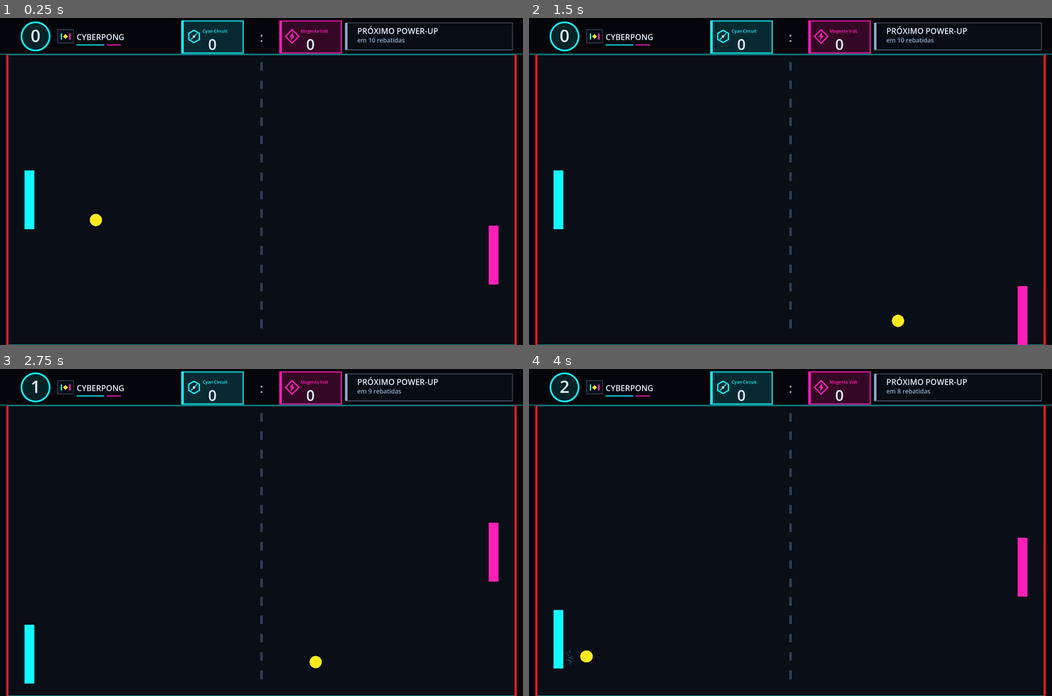
Above: before the commit, frames 1-4 (two rows, left to right).
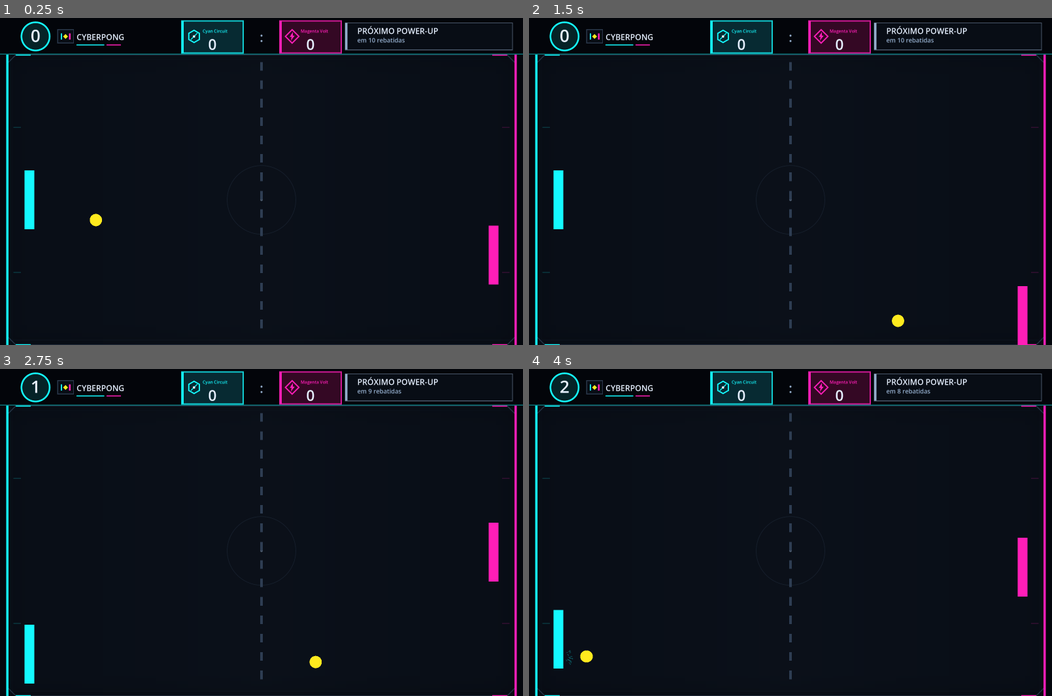
Above: after the commit, the same moments.

Repository: wellingtonlope/cyberpong
Game: Godot game, scene res://main.tscn
Same seed, same stepped clock (60 frames per second), same inputs: the game is played once before the commit and once after it.
Inputs (mouse positions are in pixels of both pictures, inside the frame that each line leads up to):
- Up to frame 1 (0.25 s): no input
- Up to frame 2 (1.5 s): tap Enter at 0.5 s; move the mouse to (905, 165) at 0.52 s; hold Shift 0.53-1.25 s; click (905, 165) at 0.67 s; drag from (685, 197) to (764, 246) at 1.27 s
- Up to frame 3 (2.75 s): move the mouse to (313, 460) at 2.02 s; tap Ctrl at 2.1 s; click (313, 460) at 2.17 s
- Up to frame 4 (4 s): drag from (764, 597) to (633, 483) at 2.77 s; tap Space at 3.5 s; move the mouse to (947, 581) at 3.52 s; tap Keypad Enter at 3.6 s; click (947, 581) at 3.67 s

The runs differ from the first frame. In frame 1, 1.3% of the frame differs, in the area x 1-99%, y 11-100%; in frame 2, 1.3%; in frame 3, 1.3%; in frame 4, 1.3%.

Commit message:
feat: add depth and point highlights to arena

Diff:
--- a/main.gd
+++ b/main.gd
@@ -151,6 +151,7 @@
 	else:
 		right_score += 1
 	arena.set_score(left_score, right_score)
+	arena.show_point_awarded(scorer_is_left)
 
 	var winning_score := left_score if scorer_is_left else right_score
 	if winning_score >= WINNING_SCORE:
--- a/scripts/arena.gd
+++ b/scripts/arena.gd
@@ -2,6 +2,7 @@
 
 const BACKGROUND_COLOR := Color(0.018, 0.03, 0.052)
 const FIELD_COLOR := Color(0.035, 0.055, 0.09)
+const FIELD_CENTER_COLOR := Color(0.047, 0.069, 0.105)
 const DIVIDER_COLOR := Color(0.18, 0.24, 0.32)
 const TEXT_COLOR := Color(0.9, 0.94, 1.0)
 const MUTED_TEXT_COLOR := Color(0.58, 0.68, 0.8)
@@ -9,13 +10,15 @@
 const RIGHT_COLOR := Color(1.0, 0.12, 0.72)
 const HUD_PANEL_COLOR := Color(0.012, 0.022, 0.04)
 const FIELD_BORDER_COLOR := Color(0.08, 0.98, 1.0, 0.45)
-const GOAL_LINE_COLOR := Color(1.0, 0.08, 0.12, 0.9)
 const SCORE_LEFT_PANEL := Color(0.035, 0.22, 0.26, 0.72)
 const SCORE_RIGHT_PANEL := Color(0.28, 0.035, 0.18, 0.72)
 const COUNT_BADGE_COLOR := Color(0.08, 0.98, 1.0, 0.12)
 const GAME_TITLE := "CYBERPONG"
 const LEFT_TEAM_NAME := "Cyan Circuit"
 const RIGHT_TEAM_NAME := "Magenta Volt"
+const POINT_FLASH_DURATION := 0.72
+const FIELD_GRADIENT_STRIPS := 48
+const VIGNETTE_BANDS := 8
 
 var game_scale := 3.0
 var hud_bar_height := 180.0
@@ -31,6 +34,14 @@
 var power_up_hud_progress := 0.0
 var power_up_hud_accent := MUTED_TEXT_COLOR
 var power_up_hud_show_progress := false
+var point_flash_remaining := 0.0
+var point_flash_is_left := true
+
+func _process(delta: float) -> void:
+	if point_flash_remaining <= 0.0:
+		return
+	point_flash_remaining = maxf(point_flash_remaining - delta, 0.0)
+	queue_redraw()
 
 func configure(scale: float, bar_height: float = 0.0, margin: float = 120.0) -> void:
 	game_scale = scale
@@ -42,6 +53,7 @@
 	game_over = value
 	if not value:
 		winner_name = ""
+		point_flash_remaining = 0.0
 	queue_redraw()
 
 func set_score(left_value: int, right_value: int) -> void:
@@ -64,6 +76,11 @@
 	game_over = true
 	queue_redraw()
 
+func show_point_awarded(is_left: bool) -> void:
+	point_flash_is_left = is_left
+	point_flash_remaining = POINT_FLASH_DURATION
+	queue_redraw()
+
 func _draw() -> void:
 	var size := get_viewport_rect().size
 	draw_rect(Rect2(Vector2.ZERO, size), BACKGROUND_COLOR)
@@ -73,7 +90,9 @@
 		Vector2(size.x - field_margin * 2.0, size.y - hud_bar_height)
 	)
 	draw_rect(field_rect, FIELD_COLOR)
-	draw_rect(field_rect, FIELD_BORDER_COLOR, false, 2.0 * game_scale)
+	_draw_field_backdrop(field_rect)
+	_draw_field_markings(field_rect)
+	_draw_arena_frame(field_rect)
 	draw_rect(Rect2(Vector2.ZERO, Vector2(size.x, hud_bar_height)), HUD_PANEL_COLOR)
 	draw_rect(Rect2(0.0, hud_bar_height - 2.0 * game_scale, size.x, 2.0 * game_scale), FIELD_BORDER_COLOR)
 
@@ -89,6 +108,108 @@
 
 	if game_over:
 		_draw_winner_panel(font, size)
+
+func _draw_field_backdrop(field_rect: Rect2) -> void:
+	var strip_width := field_rect.size.x / float(FIELD_GRADIENT_STRIPS)
+	for strip_index in range(FIELD_GRADIENT_STRIPS):
+		var strip_x := field_rect.position.x + float(strip_index) * strip_width
+		var strip_center := strip_x + strip_width * 0.5
+		var center_distance := absf((strip_center - field_rect.get_center().x) / (field_rect.size.x * 0.5))
+		var center_glow := pow(1.0 - center_distance, 1.4) * 0.7
+		var strip_color := FIELD_COLOR.lerp(FIELD_CENTER_COLOR, center_glow)
+		draw_rect(
+			Rect2(Vector2(strip_x, field_rect.position.y), Vector2(strip_width + 1.0, field_rect.size.y)),
+			strip_color
+		)
+
+	var band_size := 4.0 * game_scale
+	for band_index in range(VIGNETTE_BANDS):
+		var vignette_alpha := 0.075 * (1.0 - float(band_index) / float(VIGNETTE_BANDS))
+		var offset := float(band_index) * band_size
+		var vignette_color := Color(0.0, 0.0, 0.0, vignette_alpha)
+		draw_rect(
+			Rect2(field_rect.position + Vector2(0.0, offset), Vector2(field_rect.size.x, band_size)),
+			vignette_color
+		)
+		draw_rect(
+			Rect2(Vector2(field_rect.position.x, field_rect.end.y - offset - band_size), Vector2(field_rect.size.x, band_size)),
+			vignette_color
+		)
+		draw_rect(
+			Rect2(field_rect.position + Vector2(offset, 0.0), Vector2(band_size, field_rect.size.y)),
+			vignette_color
+		)
+		draw_rect(
+			Rect2(Vector2(field_rect.end.x - offset - band_size, field_rect.position.y), Vector2(band_size, field_rect.size.y)),
+			vignette_color
+		)
+
+func _draw_field_markings(field_rect: Rect2) -> void:
+	var center := field_rect.get_center()
+	draw_arc(center, 56.0 * game_scale, 0.0, TAU, 64, Color(DIVIDER_COLOR, 0.34), 1.0 * game_scale, true)
+	draw_circle(center, 2.0 * game_scale, Color(MUTED_TEXT_COLOR, 0.42))
+
+	for height_fraction in [0.25, 0.75]:
+		var marker_y: float = field_rect.position.y + field_rect.size.y * height_fraction
+		draw_line(
+			Vector2(field_rect.position.x + 10.0 * game_scale, marker_y),
+			Vector2(field_rect.position.x + 22.0 * game_scale, marker_y),
+			Color(LEFT_COLOR, 0.28),
+			1.0 * game_scale,
+			true
+		)
+		draw_line(
+			Vector2(field_rect.end.x - 22.0 * game_scale, marker_y),
+			Vector2(field_rect.end.x - 10.0 * game_scale, marker_y),
+			Color(RIGHT_COLOR, 0.28),
+			1.0 * game_scale,
+			true
+		)
+
+func _draw_arena_frame(field_rect: Rect2) -> void:
+	var left := field_rect.position.x
+	var top := field_rect.position.y
+	var right := field_rect.end.x
+	var bottom := field_rect.end.y
+	var corner_cut := 14.0 * game_scale
+	var corner_span := 24.0 * game_scale
+	var outline := PackedVector2Array([
+		Vector2(left + corner_cut, top),
+		Vector2(right - corner_cut, top),
+		Vector2(right, top + corner_cut),
+		Vector2(right, bottom - corner_cut),
+		Vector2(right - corner_cut, bottom),
+		Vector2(left + corner_cut, bottom),
+		Vector2(left, bottom - corner_cut),
+		Vector2(left, top + corner_cut),
+		Vector2(left + corner_cut, top),
+	])
+	draw_polyline(outline, Color(DIVIDER_COLOR, 0.78), 1.5 * game_scale, true)
+	draw_rect(field_rect.grow(-8.0 * game_scale), Color(DIVIDER_COLOR, 0.13), false, 1.0 * game_scale)
+	draw_line(Vector2(left, top + corner_cut), Vector2(left, bottom - corner_cut), Color(LEFT_COLOR, 0.74), 2.0 * game_scale, true)
+	draw_line(Vector2(right, top + corner_cut), Vector2(right, bottom - corner_cut), Color(RIGHT_COLOR, 0.74), 2.0 * game_scale, true)
+
+	for is_left in [true, false]:
+		var side_x := left if is_left else right
+		var horizontal_direction := 1.0 if is_left else -1.0
+		var team_color := LEFT_COLOR if is_left else RIGHT_COLOR
+		for is_top in [true, false]:
+			var corner_y := top if is_top else bottom
+			var vertical_direction := 1.0 if is_top else -1.0
+			draw_line(
+				Vector2(side_x + horizontal_direction * corner_cut, corner_y),
+				Vector2(side_x + horizontal_direction * (corner_cut + corner_span), corner_y),
+				team_color,
+				2.5 * game_scale,
+				true
+			)
+			draw_line(
+				Vector2(side_x, corner_y + vertical_direction * corner_cut),
+				Vector2(side_x, corner_y + vertical_direction * (corner_cut + corner_span)),
+				team_color,
+				2.5 * game_scale,
+				true
+			)
 
 func _draw_game_logo(font: Font) -> void:
 	var center := Vector2(107.0 * game_scale, hud_bar_height * 0.5)
@@ -164,13 +285,13 @@
 	draw_line(
 		Vector2(left_line_x, hud_bar_height),
 		Vector2(left_line_x, size.y),
-		GOAL_LINE_COLOR,
+		LEFT_COLOR,
 		line_width
 	)
 	draw_line(
 		Vector2(right_line_x, hud_bar_height),
 		Vector2(right_line_x, size.y),
-		GOAL_LINE_COLOR,
+		RIGHT_COLOR,
 		line_width
 	)
 
@@ -231,6 +352,14 @@
 		24 * int(game_scale),
 		TEXT_COLOR
 	)
+	if point_flash_remaining > 0.0 and point_flash_is_left == is_left:
+		var flash_strength := point_flash_remaining / POINT_FLASH_DURATION
+		draw_rect(
+			card.grow(3.0 * game_scale),
+			Color(team_color, 0.9 * flash_strength),
+			false,
+			3.0 * game_scale
+		)
 
 func _draw_team_emblem(center: Vector2, team_color: Color, is_left: bool) -> void:
 	var emblem_scale := game_scale
--- a/test/integration/test_main_flow.gd
+++ b/test/integration/test_main_flow.gd
@@ -55,6 +55,26 @@
 	assert_true(game.game_over)
 	assert_eq(game.left_score, 3)
 	assert_eq(game.arena.winner_name, "Cyan Circuit")
+
+func test_scoring_point_briefly_highlights_scoring_team() -> void:
+	game._on_ball_missed(true)
+
+	assert_false(game.arena.point_flash_is_left)
+	assert_eq(game.arena.point_flash_remaining, game.arena.POINT_FLASH_DURATION)
+	game.arena._process(0.2)
+	assert_gt(game.arena.point_flash_remaining, 0.0)
+	assert_lt(game.arena.point_flash_remaining, game.arena.POINT_FLASH_DURATION)
+
+	game._on_ball_missed(false)
+	assert_true(game.arena.point_flash_is_left)
+	assert_eq(game.arena.point_flash_remaining, game.arena.POINT_FLASH_DURATION)
+
+	game.arena._process(game.arena.POINT_FLASH_DURATION)
+	assert_eq(game.arena.point_flash_remaining, 0.0)
+
+	game._on_ball_missed(false)
+	game._restart_match()
+	assert_eq(game.arena.point_flash_remaining, 0.0)
 
 func test_new_match_resets_rebound_counts_and_debug_hud() -> void:
 	game.ball.paddle_hit.emit(true, Vector2(100.0, 300.0), 1.0, 1.0, false)
Not shown, changed: README.md
